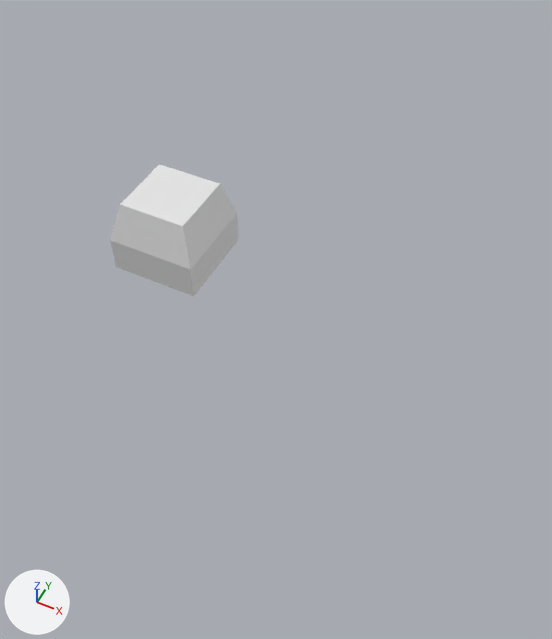
What one commit did to the Blender file keycaps.blend.
One viewpoint serves both versions: a camera (50 mm lens) standing at (3.81, -5.16, 5.59) and looking at (1.54, -0.62, -0.08). Every picture has the same lights, and +X, +Y and +Z are marked at lower left. Text is drawn in Blender's own font.
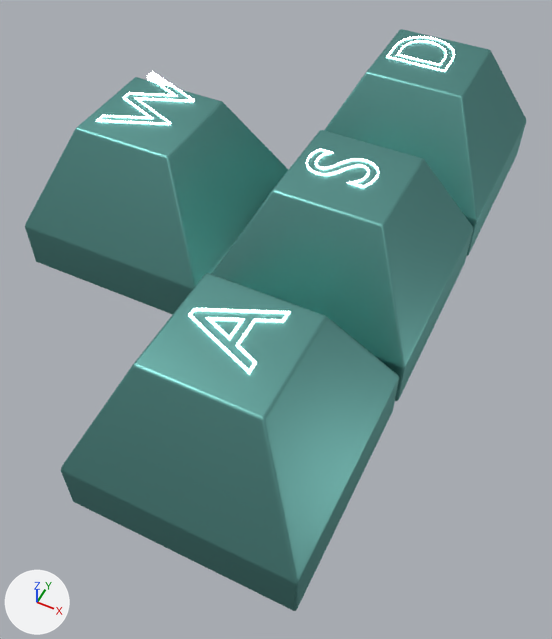
Commit message: add keycaps

Boxes [x1, y1, x2, y2] around the edits, measured in the pictures (552 x 639 px):
'Cube.003', added
    after: [61, 273, 399, 611]
'Cube', reshaped, moved, turned, rescaled
    before: [110, 164, 238, 296]
    after: [25, 77, 288, 315]
'Cube.001', added
    after: [212, 130, 473, 401]
'Cube.002', added
    after: [324, 29, 526, 256]
'W.003', added
    after: [188, 308, 291, 374]
'W', added
    after: [96, 71, 195, 125]
'W.001', added
    after: [306, 148, 379, 188]
'W.002', added
    after: [386, 36, 455, 72]
part 1 of me_cube_002, built on
    before: [110, 164, 238, 296]
    after: [25, 77, 288, 315]

Edits to the bpy script that builds the scene:
```text
Add mat_material_001:
    mat_material_001 = bpy.data.materials.new('Material.001')
    mat_material_001.use_nodes = True; mat_material_001.node_tree.nodes.clear()
    _N = mat_material_001.node_tree.nodes; _L = mat_material_001.node_tree.links
    n0 = _N.new('ShaderNodeOutputMaterial'); n0.name = 'Material Output'
    n1 = _N.new('ShaderNodeBsdfMetallic'); n1.name = 'Metallic BSDF'
    n1.inputs[0].default_value = (0.171, 0.449, 0.413, 1.0)  # 'Base Color', cyan #73b3ac
    _L.new(n1.outputs[0], n0.inputs[0])  # 'BSDF' to 'Surface'
Change me_cube_002:
    used by ob_cube; location = (0.0, 0.0, 0.0); rotation_euler = (0.0, -1.571, 0.0), in degrees (0, -90, 0); scale = (0.5, 0.5, 0.5)
    remove me_cube_002.from_pydata(...)  # 16 vertices, 14 faces; spans x -0.69..1.0, y -1.0..1.0, z -1.0..1.0
    add me_cube_002.from_pydata(...)  # 1692 vertices, 1690 faces; spans x -1.0..1.0, y -1.0..1.0, z -0.5..1.0
    me_cube_002 part 1: 16 vertices removed from x -0.69..1.0, y -1.0..1.0, z -1.0..1.0; 1692 vertices added at x -1.0..1.0, y -1.0..1.0, z -0.5..1.0
    me_cube_002 part 2: the surface is now shaded smooth
    add me_cube_002.materials.append(mat_material_001)
Add txt_w_003:
    txt_w_003 = bpy.data.curves.new('W.003', 'FONT')
    txt_w_003.body = 'A'
    txt_w_003.materials.append(mat_material)  # white #fcffff
    txt_w_003.bevel_resolution = 2
    txt_w_003.extrude = 0.08
    txt_w_003.bevel_depth = 0.01
    txt_w_003.fill_mode = 'NONE'
    txt_w_003.offset_x = -0.194
    txt_w_003.offset_y = -0.235
Add txt_w_004:
    txt_w_004 = bpy.data.curves.new('W.004', 'FONT')
    txt_w_004.body = 'D'
    txt_w_004.materials.append(mat_material)  # white #fcffff
    txt_w_004.bevel_resolution = 2
    txt_w_004.extrude = 0.08
    txt_w_004.bevel_depth = 0.01
    txt_w_004.fill_mode = 'NONE'
    txt_w_004.offset_x = -0.174
    txt_w_004.offset_y = -0.235
Add txt_w_001:
    txt_w_001 = bpy.data.curves.new('W.001', 'FONT')
    txt_w_001.body = 'S'
    txt_w_001.materials.append(mat_material)  # white #fcffff
    txt_w_001.bevel_resolution = 2
    txt_w_001.extrude = 0.08
    txt_w_001.bevel_depth = 0.01
    txt_w_001.fill_mode = 'NONE'
    txt_w_001.offset_x = -0.174
    txt_w_001.offset_y = -0.235
Add txt_w:
    txt_w = bpy.data.curves.new('W', 'FONT')
    txt_w.body = 'W'
    txt_w.materials.append(mat_material)  # white #fcffff
    txt_w.bevel_resolution = 2
    txt_w.extrude = 0.08
    txt_w.bevel_depth = 0.01
    txt_w.fill_mode = 'NONE'
    txt_w.offset_x = -0.36
    txt_w.offset_y = -0.257
Change ob_cube:
    ob_cube.rotation_euler: (0.0, -1.571, 0.0) -> (0.0, 0.0, 0.0)  # degrees (0, -90, 0) -> degrees (0, 0, 0)
    ob_cube.scale: (0.5, 0.5, 0.5) -> (1.0, 1.0, 1.0)
    ob_cube.location: (0.0, 0.0, 0.0) -> (-0.05, -0.09, 0.5)
Add ob_w_003:
    ob_w_003 = bpy.data.objects.new('W.003', txt_w_003)
    ob_w_003.location = (2.01, -2.21, 1.43)
    ob_w_003.rotation_euler = (0.0, 0.0, 1.571)  # degrees (0, 0, 90)
    ob_w_003.scale = (0.91, 0.91, 0.91)
Add ob_cube_003:
    ob_cube_003 = bpy.data.objects.new('Cube.003', me_cube_004)  # 1692 vertices, 1690 faces; spans x -1.0..1.0, y -1.0..1.0, z -0.5..1.0; modifiers BOOLEAN
    ob_cube_003.location = (1.98, -2.18, 0.5)
Add ob_w_002:
    ob_w_002 = bpy.data.objects.new('W.002', txt_w_004)
    ob_w_002.location = (1.98, 1.97, 1.43)
    ob_w_002.rotation_euler = (0.0, 0.0, 1.571)  # degrees (0, 0, 90)
    ob_w_002.scale = (0.91, 0.91, 0.91)
Add ob_cube_002:
    ob_cube_002 = bpy.data.objects.new('Cube.002', me_cube_004.copy())  # modifiers BOOLEAN
    ob_cube_002.location = (1.99, 2.02, 0.5)
Add ob_w_001:
    ob_w_001 = bpy.data.objects.new('W.001', txt_w_001)
    ob_w_001.location = (1.99, -0.09, 1.43)
    ob_w_001.rotation_euler = (0.0, 0.0, 1.571)  # degrees (0, 0, 90)
    ob_w_001.scale = (0.91, 0.91, 0.91)
Add ob_cube_001:
    ob_cube_001 = bpy.data.objects.new('Cube.001', me_cube_004.copy())  # modifiers BOOLEAN
    ob_cube_001.location = (1.99, -0.09, 0.5)
Add ob_w:
    ob_w = bpy.data.objects.new('W', txt_w)
    ob_w.location = (-0.04, -0.08, 1.43)
    ob_w.rotation_euler = (0.0, 0.0, 1.571)  # degrees (0, 0, 90)
    ob_w.scale = (0.91, 0.91, 0.91)
```
